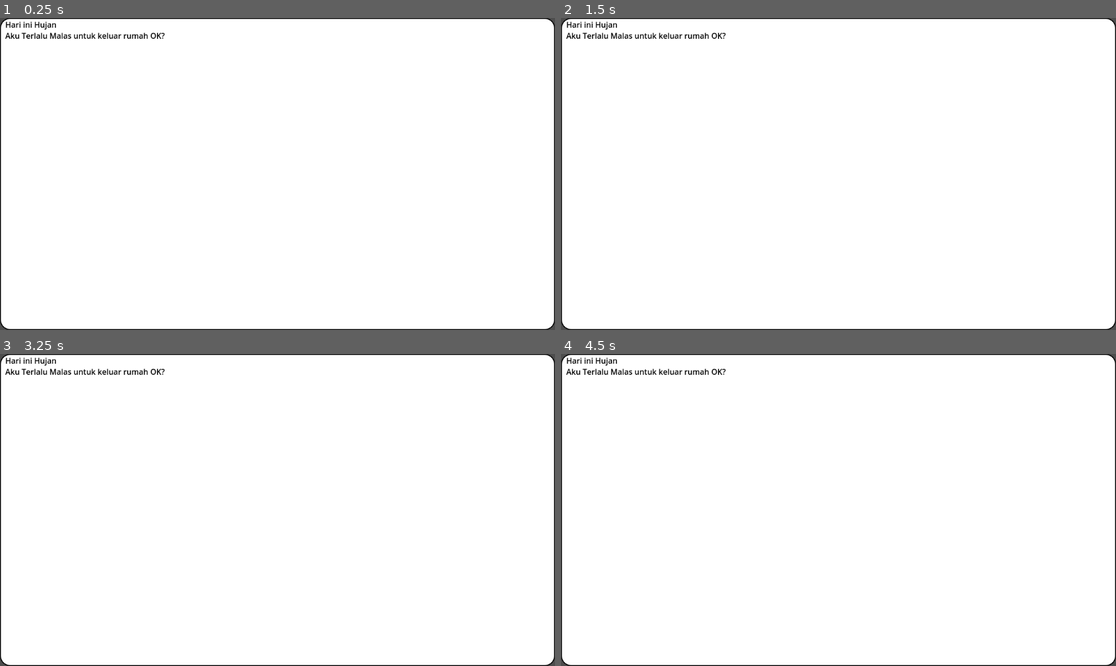
Above: before the commit, frames 1-4 (two rows, left to right).
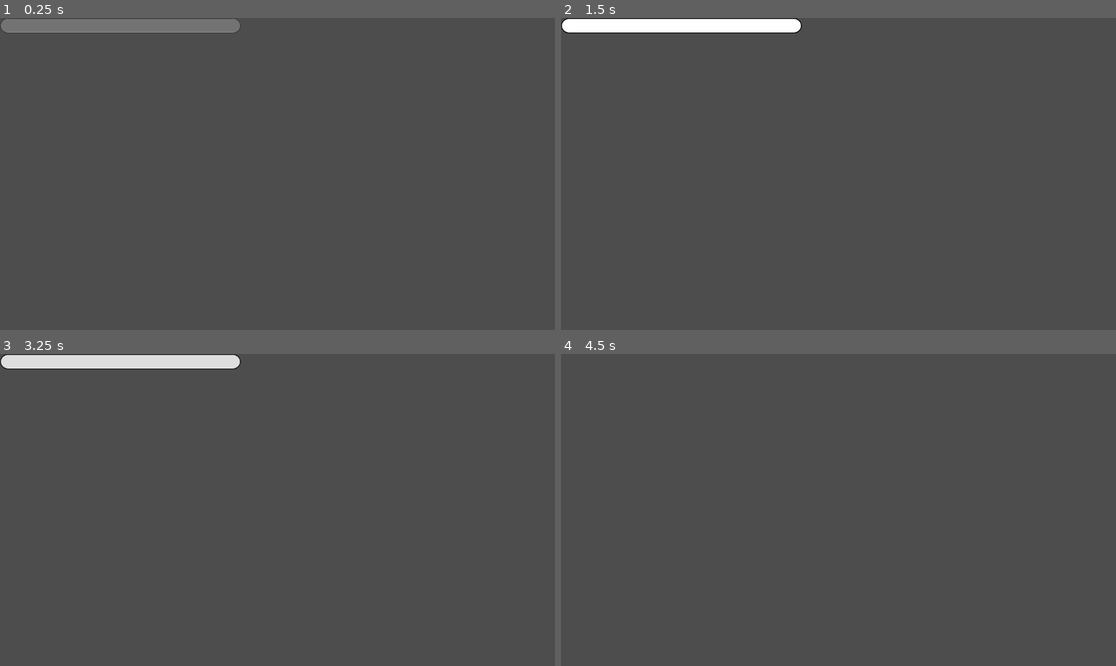
Above: after the commit, the same moments.

Repository: musyaffa-iman/GIMERSIA-FirstLineGames
Game: Godot game, scene res://scenes/Dialog.tscn
Same seed, same stepped clock (60 frames per second), same inputs: the game is played once before the commit and once after it. This scene is started directly instead of the project's main scene.
Inputs (mouse positions are in pixels of both pictures, inside the frame that each line leads up to):
- Up to frame 1 (0.25 s): no input
- Up to frame 2 (1.5 s): move the mouse to (960, 158) at 0.52 s; hold Right (move_right) 0.53-1.28 s; tap Space (dash) at 0.6, 1.35 s; tap Enter at 1.25 s; move the mouse to (727, 189) at 1.27 s; hold Down (move_down) from 1.28 s (still down)
- Up to frame 3 (3.25 s): tap Space (dash) at 2, 2.1, 2.85 s; move the mouse to (333, 441) at 2.02 s; release Down (move_down) at 2.03 s; hold Right (move_right) 2.03-2.78 s; tap Enter at 2.75 s; move the mouse to (249, 572) at 2.77 s; hold Up (move_up) from 2.78 s (still down)
- Up to frame 4 (4.5 s): move the mouse to (1005, 556) at 3.52 s; release Up (move_up) at 3.53 s; hold Left (move_left) from 3.53 s (still down); tap Space (dash) at 3.6, 4.25, 4.35 s; move the mouse to (672, 463) at 4.27 s

The runs differ from the first frame. In frame 1, 100% of the frame differs, in the area x 0-100%, y 0-100%; in frame 2, 98%; in frame 3, 100%; in frame 4, 100%.

Commit message:
Add GUI, MainMenu, Tutorial, ModifyDialog. Tapi masih belum bagus semua kayaknya

Diff:
--- /dev/null
+++ b/scenes/BaseButton.tscn
@@ -0,0 +1,49 @@
+[gd_scene load_steps=5 format=3 uid="uid://ciebr8eu82h4m"]
+
+[ext_resource type="Script" uid="uid://dxw2q3gyw3kpo" path="res://scripts/basebutton.gd" id="1_2dsqw"]
+
+[sub_resource type="StyleBoxFlat" id="StyleBoxFlat_th31r"]
+bg_color = Color(0, 0.5579879, 0.81115556, 1)
+border_width_left = 2
+border_width_top = 2
+border_width_right = 2
+border_width_bottom = 2
+border_color = Color(0, 0, 0, 1)
+border_blend = true
+corner_radius_top_left = 1
+corner_radius_top_right = 1
+corner_radius_bottom_right = 1
+corner_radius_bottom_left = 1
+corner_detail = 12
+
+[sub_resource type="StyleBoxFlat" id="StyleBoxFlat_2dsqw"]
+bg_color = Color(0.3802818, 0.7581022, 0.9999998, 1)
+border_width_left = 2
+border_width_top = 2
+border_width_right = 2
+border_width_bottom = 2
+border_color = Color(0, 0, 0, 1)
+border_blend = true
+corner_radius_top_left = 1
+corner_radius_top_right = 1
+corner_radius_bottom_right = 1
+corner_radius_bottom_left = 1
+corner_detail = 12
+shadow_color = Color(1, 1, 1, 0.6)
+shadow_size = 1
+
+[sub_resource type="StyleBoxEmpty" id="StyleBoxEmpty_th31r"]
+
+[node name="BaseButton" type="Button" groups=["Button"]]
+offset_right = 8.0
+offset_bottom = 8.0
+theme_override_font_sizes/font_size = 32
+theme_override_styles/normal = SubResource("StyleBoxFlat_th31r")
+theme_override_styles/hover = SubResource("StyleBoxFlat_2dsqw")
+theme_override_styles/focus = SubResource("StyleBoxEmpty_th31r")
+script = ExtResource("1_2dsqw")
+
+[node name="Sfx" type="AudioStreamPlayer2D" parent="."]
+
+[connection signal="mouse_entered" from="." to="." method="_on_mouse_entered"]
+[connection signal="pressed" from="." to="." method="_on_pressed"]
--- a/scenes/Dialog.tscn
+++ b/scenes/Dialog.tscn
@@ -16,11 +16,42 @@
 corner_radius_bottom_left = 20
 corner_detail = 10
 
+[sub_resource type="Animation" id="Animation_ecvbg"]
+resource_name = "FadeIn"
+tracks/0/type = "value"
+tracks/0/imported = false
+tracks/0/enabled = true
+tracks/0/path = NodePath("Text:self_modulate")
+tracks/0/interp = 1
+tracks/0/loop_wrap = true
+tracks/0/keys = {
+"times": PackedFloat32Array(0, 1),
+"transitions": PackedFloat32Array(1, 1),
+"update": 0,
+"values": [Color(1, 1, 1, 0), Color(1, 1, 1, 1)]
+}
+
+[sub_resource type="Animation" id="Animation_d1o3a"]
+resource_name = "FadeOut"
+tracks/0/type = "value"
+tracks/0/imported = false
+tracks/0/enabled = true
+tracks/0/path = NodePath("Text:self_modulate")
+tracks/0/interp = 1
+tracks/0/loop_wrap = true
+tracks/0/keys = {
+"times": PackedFloat32Array(0, 1),
+"transitions": PackedFloat32Array(1, 1),
+"update": 0,
+"values": [Color(1, 1, 1, 1), Color(1, 1, 1, 0)]
+}
+
 [sub_resource type="Animation" id="Animation_eoslh"]
 length = 0.001
 
 [sub_resource type="Animation" id="Animation_nfiha"]
 resource_name = "Typewriter"
+length = 2.0
 tracks/0/type = "value"
 tracks/0/imported = false
 tracks/0/enabled = true
@@ -28,32 +59,39 @@
 tracks/0/interp = 1
 tracks/0/loop_wrap = true
 tracks/0/keys = {
-"times": PackedFloat32Array(0, 1),
+"times": PackedFloat32Array(0, 2),
 "transitions": PackedFloat32Array(1, 1),
 "update": 0,
-"values": [0, 19]
+"values": [0, 9]
 }
 
 [sub_resource type="AnimationLibrary" id="AnimationLibrary_d1o3a"]
 _data = {
+&"FadeIn": SubResource("Animation_ecvbg"),
+&"FadeOut": SubResource("Animation_d1o3a"),
 &"RESET": SubResource("Animation_eoslh"),
 &"Typewriter": SubResource("Animation_nfiha")
 }
 
 [node name="Dialog" type="Control"]
+custom_minimum_size = Vector2(125, 16)
 layout_mode = 3
 anchors_preset = 15
 anchor_right = 1.0
 anchor_bottom = 1.0
+offset_right = -652.0
+offset_bottom = -616.0
 grow_horizontal = 2
 grow_vertical = 2
-size_flags_horizontal = 3
-size_flags_vertical = 3
 script = ExtResource("1_ecvbg")
-Text = "Hari ini Hujan
-Aku Terlalu Malas untuk keluar rumah OK?"
+Text = "Hayoyo"
+TypewriterAnimation = true
+Fadein = true
+Fadeout = true
+Play_Fade = true
 
 [node name="Text" type="RichTextLabel" parent="."]
+self_modulate = Color(1, 1, 1, 0)
 layout_mode = 1
 anchors_preset = 15
 anchor_right = 1.0
@@ -62,11 +100,12 @@
 grow_vertical = 2
 theme_override_colors/default_color = Color(0, 0, 0, 1)
 theme_override_styles/normal = SubResource("StyleBoxFlat_ecvbg")
-text = "Hari ini Hujan
-Aku Terlalu Malas untuk keluar rumah OK?"
-fit_content = true
+text = "Sigh....*"
+scroll_active = false
+scroll_following = true
+scroll_following_visible_characters = true
 autowrap_mode = 2
-metadata/_edit_group_ = true
+visible_characters = 9
 
 [node name="AnimationPlayer" type="AnimationPlayer" parent="."]
 libraries = {
--- /dev/null
+++ b/scenes/GUI.tscn
@@ -0,0 +1,133 @@
+[gd_scene load_steps=6 format=3 uid="uid://dhh4k3ucue3np"]
+
+[ext_resource type="Texture2D" uid="uid://d0ibaocsno63n" path="res://icon.svg" id="1_jbthi"]
+[ext_resource type="PackedScene" uid="uid://ciebr8eu82h4m" path="res://scenes/BaseButton.tscn" id="2_5j4t3"]
+
+[sub_resource type="SpriteFrames" id="SpriteFrames_5j4t3"]
+animations = [{
+"frames": [{
+"duration": 1.0,
+"texture": ExtResource("1_jbthi")
+}],
+"loop": true,
+"name": &"Rotation",
+"speed": 5.0
+}]
+
+[sub_resource type="StyleBoxFlat" id="StyleBoxFlat_jbthi"]
+bg_color = Color(0.6277908, 1.9131974e-06, 3.3691526e-07, 1)
+border_width_left = 5
+border_width_top = 5
+border_width_right = 5
+border_width_bottom = 5
+border_color = Color(0, 1, 0, 1)
+border_blend = true
+corner_radius_top_left = 2
+corner_radius_top_right = 2
+corner_radius_bottom_right = 2
+corner_radius_bottom_left = 2
+expand_margin_left = 5.0
+expand_margin_top = 5.0
+expand_margin_right = 5.0
+expand_margin_bottom = 5.0
+shadow_color = Color(1, 0, 0, 1)
+
+[sub_resource type="StyleBoxFlat" id="StyleBoxFlat_5j4t3"]
+bg_color = Color(1, 0, 0, 1)
+
+[node name="GUI" type="CanvasLayer"]
+
+[node name="Keys" type="AnimatedSprite2D" parent="."]
+position = Vector2(75, 75)
+sprite_frames = SubResource("SpriteFrames_5j4t3")
+animation = &"Rotation"
+metadata/_edit_group_ = true
+
+[node name="Text" type="Control" parent="Keys"]
+layout_mode = 3
+anchors_preset = 15
+anchor_right = 1.0
+anchor_bottom = 1.0
+offset_left = -64.0
+offset_top = -64.0
+offset_right = -64.0
+offset_bottom = -64.0
+grow_horizontal = 2
+grow_vertical = 2
+metadata/_edit_use_anchors_ = true
+
+[node name="Count" type="Label" parent="Keys/Text"]
+layout_mode = 1
+anchors_preset = 3
+anchor_left = 1.0
+anchor_top = 1.0
+anchor_right = 1.0
+anchor_bottom = 1.0
+offset_left = -40.0
+offset_top = -23.0
+grow_horizontal = 0
+grow_vertical = 0
+text = "10X"
+metadata/_edit_use_anchors_ = true
+
+[node name="HPBar" type="ProgressBar" parent="."]
+anchors_preset = -1
+anchor_left = 0.013020833
+anchor_top = 0.9259259
+anchor_right = 0.4574653
+anchor_bottom = 0.97530866
+grow_vertical = 0
+theme_override_styles/background = SubResource("StyleBoxFlat_jbthi")
+theme_override_styles/fill = SubResource("StyleBoxFlat_5j4t3")
+value = 12.0
+show_percentage = false
+metadata/_edit_use_anchors_ = true
+
+[node name="PowerUpIcon" type="VBoxContainer" parent="."]
+anchors_preset = 4
+anchor_top = 0.5
+anchor_bottom = 0.5
+offset_left = 14.0
+offset_top = -163.0
+offset_right = 142.0
+offset_bottom = 229.0
+grow_vertical = 2
+
+[node name="RevolvingFlames" type="TextureProgressBar" parent="PowerUpIcon"]
+layout_mode = 2
+value = 37.0
+fill_mode = 4
+texture_progress = ExtResource("1_jbthi")
+
+[node name="EnemyFreeze" type="TextureProgressBar" parent="PowerUpIcon"]
+layout_mode = 2
+value = 37.0
+fill_mode = 4
+texture_progress = ExtResource("1_jbthi")
+
+[node name="MirrorMirror" type="TextureProgressBar" parent="PowerUpIcon"]
+layout_mode = 2
+value = 37.0
+fill_mode = 4
+texture_progress = ExtResource("1_jbthi")
+
+[node name="Timer" type="Label" parent="."]
+anchors_preset = 5
+anchor_left = 0.5
+anchor_right = 0.5
+offset_left = -36.5
+offset_right = 36.5
+offset_bottom = 88.0
+grow_horizontal = 2
+theme_override_font_sizes/font_size = 64
+text = "32"
+
+[node name="BaseButton" parent="." instance=ExtResource("2_5j4t3")]
+anchors_preset = 1
+anchor_left = 1.0
+anchor_right = 1.0
+offset_left = -74.0
+offset_top = 9.0
+offset_right = -10.0
+offset_bottom = 73.0
+grow_horizontal = 0
--- /dev/null
+++ b/scenes/MainMenu.tscn
@@ -0,0 +1,61 @@
+[gd_scene load_steps=3 format=3 uid="uid://c64n46a1mo78e"]
+
+[ext_resource type="Script" uid="uid://uqlcxs4ni425" path="res://scripts/mainmenu.gd" id="1_0ykhv"]
+[ext_resource type="PackedScene" uid="uid://ciebr8eu82h4m" path="res://scenes/BaseButton.tscn" id="1_yqorp"]
+
+[node name="MainMenu" type="Control"]
+layout_mode = 3
+anchors_preset = 15
+anchor_right = 1.0
+anchor_bottom = 1.0
+grow_horizontal = 2
+grow_vertical = 2
+mouse_filter = 1
+script = ExtResource("1_0ykhv")
+metadata/_edit_lock_ = true
+
+[node name="Control_Button" type="VBoxContainer" parent="."]
+layout_mode = 1
+anchors_preset = -1
+anchor_left = 0.043402776
+anchor_top = 0.5756173
+anchor_right = 0.265625
+anchor_bottom = 0.962963
+offset_top = -3.0517578e-05
+grow_vertical = 2
+metadata/_edit_use_anchors_ = true
+
+[node name="Play" parent="Control_Button" instance=ExtResource("1_yqorp")]
+layout_mode = 2
+size_flags_stretch_ratio = 0.0
+text = "Play"
+
+[node name="Setting" parent="Control_Button" instance=ExtResource("1_yqorp")]
+layout_mode = 2
+size_flags_stretch_ratio = 0.0
+text = "Setting"
+
+[node name="Tutorial" parent="Control_Button" instance=ExtResource("1_yqorp")]
+layout_mode = 2
+size_flags_stretch_ratio = 0.0
+text = "How to play"
+
+[node name="Credits" parent="Control_Button" instance=ExtResource("1_yqorp")]
+layout_mode = 2
+size_flags_stretch_ratio = 0.0
+text = "Credits"
+
+[node name="Exit" parent="Control_Button" instance=ExtResource("1_yqorp")]
+layout_mode = 2
+size_flags_stretch_ratio = 0.0
+text = "Quit"
+
+[node name="Background" type="TextureRect" parent="."]
+layout_mode = 1
+anchors_preset = 15
+anchor_right = 1.0
+anchor_bottom = 1.0
+grow_horizontal = 2
+grow_vertical = 2
+mouse_filter = 2
+metadata/_edit_lock_ = true
--- /dev/null
+++ b/scenes/Tutorial.tscn
@@ -0,0 +1,94 @@
+[gd_scene load_steps=7 format=3 uid="uid://cd86k2ecatib8"]
+
+[ext_resource type="PackedScene" uid="uid://c2bui6vmvmws1" path="res://scenes/Dialog.tscn" id="1_cfv3y"]
+[ext_resource type="Texture2D" uid="uid://d0ibaocsno63n" path="res://icon.svg" id="1_ci5ev"]
+[ext_resource type="Script" uid="uid://dg7rd4vddae6" path="res://scripts/tutorial.gd" id="1_pgr2e"]
+
+[sub_resource type="Animation" id="Animation_pgr2e"]
+resource_name = "Intro"
+length = 10.0
+tracks/0/type = "value"
+tracks/0/imported = false
+tracks/0/enabled = true
+tracks/0/path = NodePath("Knight:position")
+tracks/0/interp = 1
+tracks/0/loop_wrap = true
+tracks/0/keys = {
+"times": PackedFloat32Array(0, 5),
+"transitions": PackedFloat32Array(1, 1),
+"update": 0,
+"values": [Vector2(-160, 570), Vector2(647, 570)]
+}
+tracks/1/type = "value"
+tracks/1/imported = false
+tracks/1/enabled = true
+tracks/1/path = NodePath("Knight/Dialog:Play_Fade")
+tracks/1/interp = 1
+tracks/1/loop_wrap = true
+tracks/1/keys = {
+"times": PackedFloat32Array(3, 3.3, 7.6),
+"transitions": PackedFloat32Array(1, 1, 1),
+"update": 1,
+"values": [true, false, true]
+}
+
+[sub_resource type="Animation" id="Animation_ebau5"]
+length = 0.001
+tracks/0/type = "value"
+tracks/0/imported = false
+tracks/0/enabled = true
+tracks/0/path = NodePath("Knight:position")
+tracks/0/interp = 1
+tracks/0/loop_wrap = true
+tracks/0/keys = {
+"times": PackedFloat32Array(0),
+"transitions": PackedFloat32Array(1),
+"update": 0,
+"values": [Vector2(-160, 570)]
+}
+tracks/1/type = "value"
+tracks/1/imported = false
+tracks/1/enabled = true
+tracks/1/path = NodePath("Knight/Dialog:Play_Fade")
+tracks/1/interp = 1
+tracks/1/loop_wrap = true
+tracks/1/keys = {
+"times": PackedFloat32Array(0),
+"transitions": PackedFloat32Array(1),
+"update": 1,
+"values": [false]
+}
+
+[sub_resource type="AnimationLibrary" id="AnimationLibrary_288ch"]
+_data = {
+&"Intro": SubResource("Animation_pgr2e"),
+&"RESET": SubResource("Animation_ebau5")
+}
+
+[node name="Tutorial" type="Node2D"]
+script = ExtResource("1_pgr2e")
+
+[node name="Tileset" type="TileMapLayer" parent="."]
+
+[node name="AnimationPlayer" type="AnimationPlayer" parent="."]
+libraries = {
+&"": SubResource("AnimationLibrary_288ch")
+}
+autoplay = "Intro"
+
+[node name="Knight" type="Sprite2D" parent="."]
+position = Vector2(-160, 570)
+texture = ExtResource("1_ci5ev")
+
+[node name="Dialog" parent="Knight" instance=ExtResource("1_cfv3y")]
+anchors_preset = -1
+anchor_left = -0.015625
+anchor_top = -0.328125
+anchor_right = 0.984375
+anchor_bottom = -0.078125
+offset_left = -64.0
+offset_top = -64.0
+offset_right = -64.0
+offset_bottom = -64.0
+Text = "Seems like my fate"
+metadata/_edit_use_anchors_ = true
--- /dev/null
+++ b/scripts/basebutton.gd
@@ -0,0 +1,31 @@
+extends Button
+
+# Variabel Lokal
+@onready var sfx = $Sfx
+var active := false
+# Optional
+@export var ClickSound : AudioStream = null
+@export var HoverSound : AudioStream = null
+
+func _on_pressed() -> void:
+	var parent = get_parent_control()
+	for i in range(parent.get_child_count()) :
+		if active == true :
+				parent.get_child(i).set_self_modulate(Color("ffffff"))
+		elif (parent.get_child(i) != self && parent.get_child(i).is_in_group("Button")) :
+			parent.get_child(i).fade();
+	self.set_self_modulate(Color("ffffff"))
+	if active : active = false
+	else : active = true
+	if ClickSound != null :
+		sfx.set_stream(ClickSound)
+		sfx.play()
+
+func fade():
+	self.set_self_modulate(Color("ffffffa0"))
+
+
+func _on_mouse_entered() -> void:
+	if HoverSound != null :
+		sfx.set_stream(HoverSound)
+		sfx.play()
--- a/scripts/dialog.gd
+++ b/scripts/dialog.gd
@@ -1,42 +1,105 @@
-@tool
 extends Control
 
-# Node Variable
-@onready var Anim = $AnimationPlayer
-@onready var NodeText = $Text
+# Variabel Lokal
+@onready var Anim: AnimationPlayer = $AnimationPlayer
+@onready var NodeText: RichTextLabel = $Text
+var temp : String
 
-# Editor Variable
-@export_multiline var Text : String
-@export var Play : bool
+# Editor variables
+@export_multiline var Text: String = ""
 @export_category("Animation")
 @export_group("Typewriter Animation")
-@export var TypewriterAnimation : bool
-@export var Duration_Second : float
+@export var TypewriterAnimation: bool = false
+@export var Type_Duration: float = 2.0
+@export var Play_Type: bool = false
+@export_group("Fade Animation")
+@export var Fadein: bool = false
+@export var Fadein_Duration: float = 1.0
+@export var Fadeout: bool = false
+@export var Fadeout_Duration: float = 1.0
+@export var Play_Fade: bool = false
 
-
-func _draw() -> void:
-	if TypewriterAnimation :
-		var animation = Anim.get_animation("Typewriter")
-		if animation.get_track_count() == 1 : animation.remove_track(0)
-		var track = animation.add_track(Animation.TYPE_VALUE)
-		var text_length = NodeText.get_total_character_count()
-		animation.length = Duration_Second
-		animation.set_loop_mode(false)
-		animation.track_set_path(track, "Text:visible_characters")
-		animation.track_insert_key(track, 0.0, 0)
-		animation.track_insert_key(track, Duration_Second, text_length)
-		Anim.play("Typewriter")
-	else :
+func _ready() -> void:
+	if Engine.is_editor_hint():
 		NodeText.text = Text
 		NodeText.visible_characters = -1
+	else:
+		NodeText.text = ""
+	_create_animations()
+
+func _create_animations():
+	if not Anim.has_animation("Typewriter"):
+		Anim.add_animation("Typewriter")
+	if not Anim.has_animation("FadeIn"):
+		Anim.add_animation("FadeIn")
+	if not Anim.has_animation("FadeOut"):
+		Anim.add_animation("FadeOut")
+	_setup_typewriter_anim()
+	_setup_fadein_anim()
+	_setup_fadeout_anim()
+
+func setText(text:String) :
+	NodeText.text = text
+	NodeText.visible_characters = 0
+
+func _setup_typewriter_anim():
+	var anim = Anim.get_animation("Typewriter")
+	anim.clear()
+	var text_length = NodeText.get_total_character_count()
+	anim.length = Type_Duration
+	anim.loop_mode = Animation.LOOP_NONE
+	var track = anim.add_track(Animation.TYPE_VALUE)
+	anim.track_set_path(track, "Text:visible_characters")
+	anim.track_insert_key(track, 0.0, 0)
+	anim.track_insert_key(track, Type_Duration, text_length)
+
+func _setup_fadein_anim():
+	var anim = Anim.get_animation("FadeIn")
+	temp = NodeText.text
+	NodeText.text = ""
+	anim.clear()
+	anim.length = Fadein_Duration
+	anim.loop_mode = Animation.LOOP_NONE
+	var track = anim.add_track(Animation.TYPE_VALUE)
+	anim.track_set_path(track, "Text:self_modulate")
+	anim.track_insert_key(track, 0.0, Color(1, 1, 1, 0))
+	anim.track_insert_key(track, Fadein_Duration, Color(1, 1, 1, 1))
+
+func _setup_fadeout_anim():
+	var anim = Anim.get_animation("FadeOut")
+	anim.clear()
+	anim.length = Fadeout_Duration
+	anim.loop_mode = Animation.LOOP_NONE
+	var track = anim.add_track(Animation.TYPE_VALUE)
+	anim.track_set_path(track, "Text:self_modulate")
+	anim.track_insert_key(track, 0.0, Color(1, 1, 1, 1))
+	anim.track_insert_key(track, Fadeout_Duration, Color(1, 1, 1, 0))
 
 func _process(delta: float) -> void:
-	if Play && TypewriterAnimation:
-		Duration_Second = Duration_Second
+	if Play_Type and TypewriterAnimation:
+		Play_Type = false
+		NodeText.text = Text
+		_setup_typewriter_anim()
 		Anim.play("Typewriter")
-	else :
-		NodeText.text = Text
-		NodeText.visible_characters = -1
+
+	elif Play_Fade:
+		Play_Fade = false
+		if Fadein:
+			_setup_fadein_anim()
+			Anim.play("FadeIn")
+		elif Fadeout:
+			_setup_fadeout_anim()
+			Anim.play("FadeOut")
 
 func _on_animation_player_animation_finished(anim_name: StringName) -> void:
-	Play = false
+	match anim_name:
+		"FadeIn":
+			if TypewriterAnimation:
+				NodeText.text = temp
+				temp = ""
+				Anim.play("Typewriter")
+			elif Fadeout :
+				Anim.play("FadeOut")
+		"Typewriter":
+			if Fadeout:
+				Anim.play("FadeOut")
--- /dev/null
+++ b/scripts/mainmenu.gd
@@ -0,0 +1 @@
+extends Control
--- /dev/null
+++ b/scripts/tutorial.gd
@@ -0,0 +1,4 @@
+extends Node2D
+
+func _ready() -> void:
+	$Knight/Dialog.Text = "Hayoyo"
Not shown: 1 places in scenes/Dialog.tscn that only renumber resources
Not shown, added: scripts/basebutton.gd.uid
Not shown, added: scripts/mainmenu.gd.uid
Not shown, added: scripts/tutorial.gd.uid
Not shown, added: scenes/MainMenu.tscn4255569681.tmp
